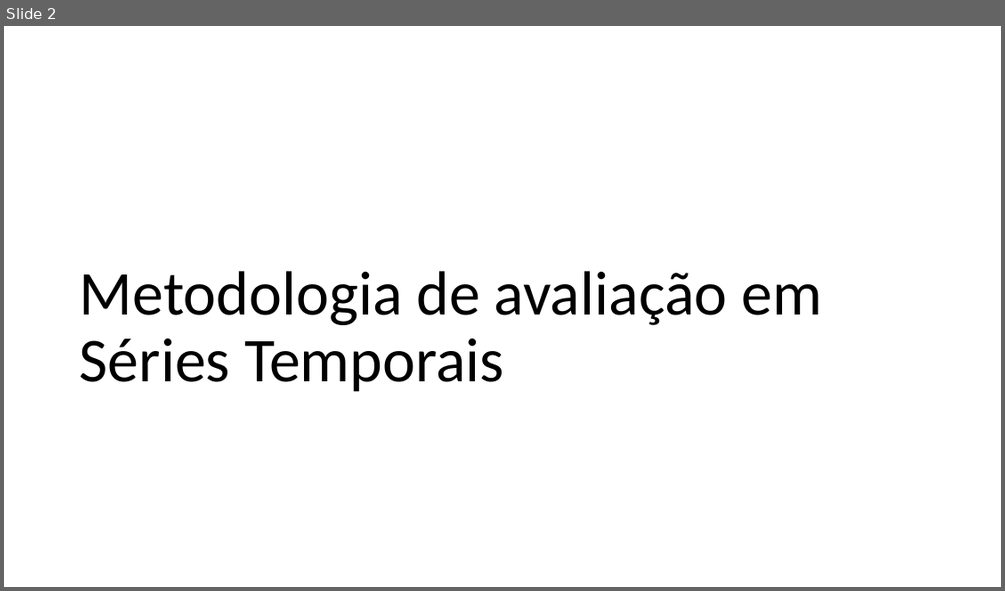
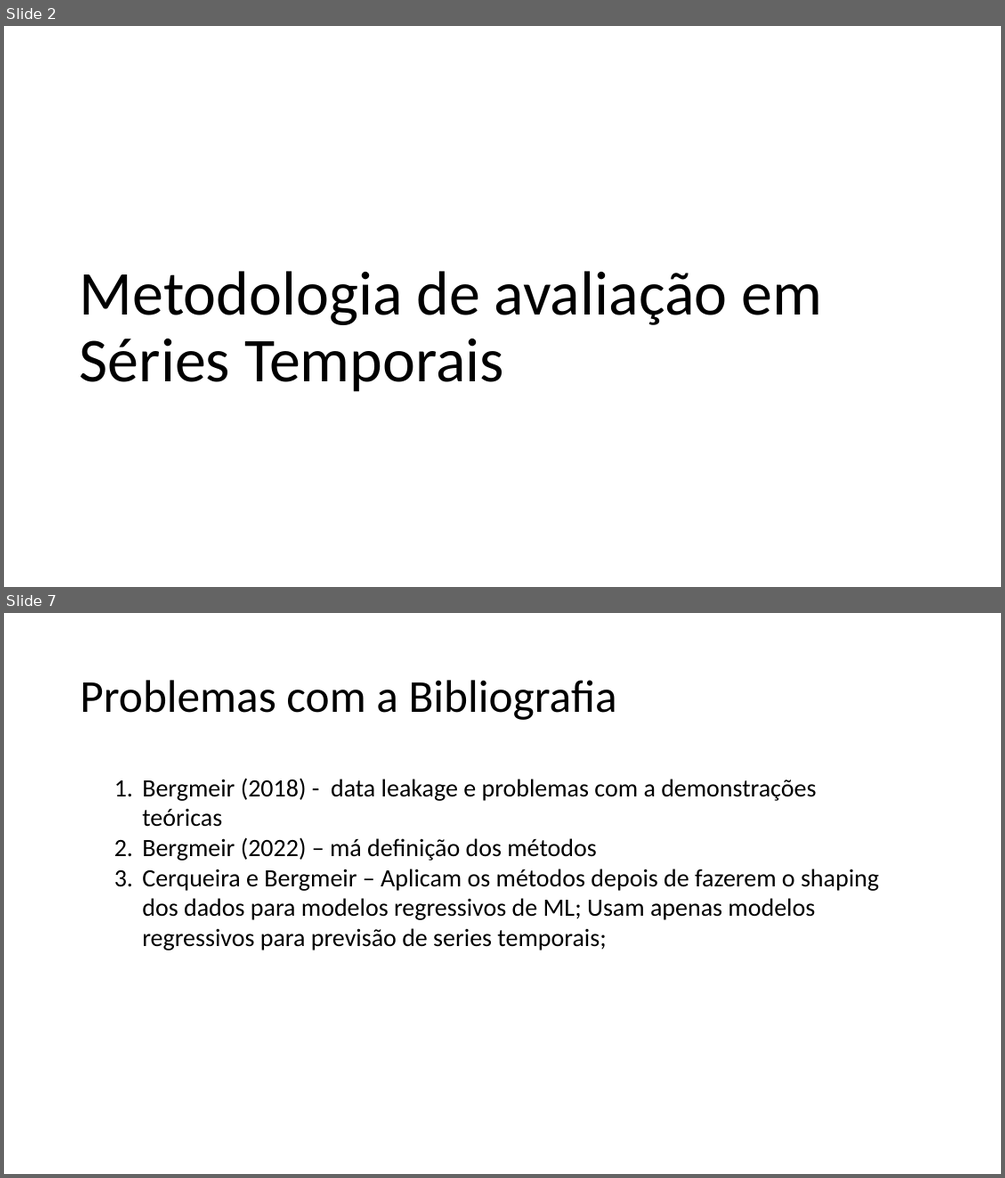
Before and after one commit to MiguelLoureiro98/timecave, a slide deck: papers/.ppt/TimeSeriesCV_15032024.pptx. Shown one above the other, each under a label of ours: slide 2 before the commit, slides 2 and 7 after it; the slides between them are not shown. The pictures are 1005x591 and 1005x1178 pixels, drawn with LibreOffice and Linux fonts; fonts in the diff are those of the drawing. Boxes give left, top, right and bottom in pixels: in the first picture for what was removed or moved away, otherwise in the second. Text is boxed around its words. In the diff, an @@ line names an element or a change of style, - is before the commit and + after.

```diff
--- a/papers/.ppt/TimeSeriesCV_15032024.pptx
+++ b/papers/.ppt/TimeSeriesCV_15032024.pptx
@@ slide 7 added at box(4, 613, 1001, 1174), background #FFFFFF @@
@@ title added at box(80, 680, 617, 720), 44 pt, text #000000 @@
+Problemas com a Bibliografia
@@ text added at box(142, 778, 879, 950), 24 pt, text #000000 @@
+1. Bergmeir (2018) - data leakage e problemas com a demonstrações teóricas
+2. Bergmeir (2022) – má definição dos métodos
+3. Cerqueira e Bergmeir – Aplicam os métodos depois de fazerem o shaping dos dados para modelos regressivos de ML; Usam apenas modelos regressivos para previsão de series temporais;
```
Also in this commit, not shown: 2 slides changed, 4 other slides added, 22 slides removed, 2 other files.
